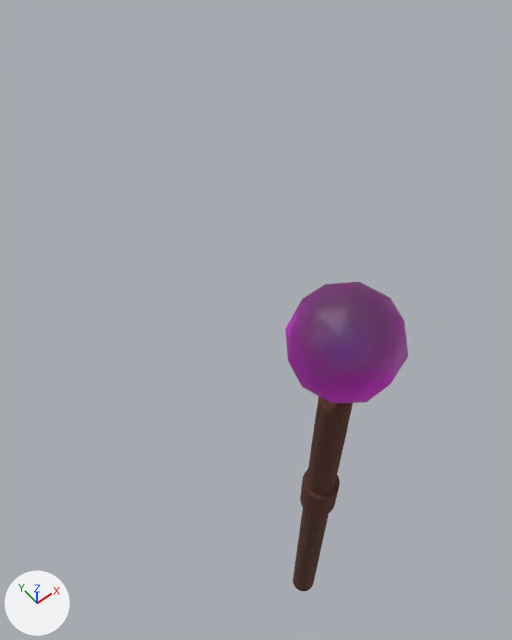
The Blender file Staff2.blend: old version first, new version second.
One viewpoint serves both versions: a 50 mm camera at (-0.409, -0.331, 1.177) aimed at (0.018, 0.207, 0.244). Arrows for +X, +Y and +Z are at lower left; the lights stay in place.

Objects in the first picture: 'Orb outer', 'Shaft Bottom', 'Shaft Top', 'Shaft connector'.
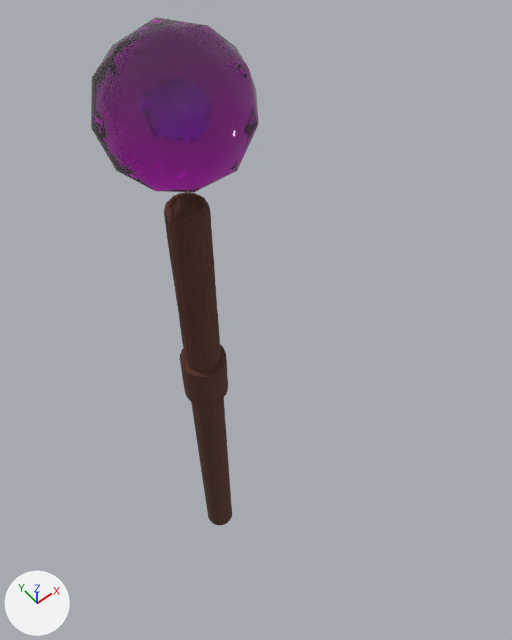
What differs and where, as boxes [x1, y1, x2, y2] in the pictures (512 x 640 px):
'Orb outer', recoloured, moved
    before: [285, 282, 408, 404]
    after: [91, 17, 259, 192]
'Shaft Top', moved
    before: [307, 396, 353, 494]
    after: [164, 192, 221, 371]
'Shaft Bottom', moved
    before: [293, 509, 329, 591]
    after: [191, 398, 232, 525]
'Shaft connector', moved
    before: [300, 469, 340, 516]
    after: [180, 344, 228, 406]

Diff of the bpy script that builds the scene:
```diff
--- a/Staff2.blend.py
+++ b/Staff2.blend.py
@@ mat_orb_outer @@
 n2 = _N.new('ShaderNodeBsdfPrincipled'); n2.name = 'Principled BSDF'
+n2.inputs[2].default_value = 0.0  # 'Roughness'
 n2.inputs[3].default_value = 1.45  # 'IOR'
 n2.inputs[18].default_value = 1.0  # 'Transmission Weight'
-n2.inputs[19].default_value = 0.75  # 'Coat Weight'
-n2.inputs[20].default_value = 0.75  # 'Coat Roughness'
-n2.inputs[21].default_value = 1.6  # 'Coat IOR'
+n2.inputs[19].default_value = 1.0  # 'Coat Weight'
+n2.inputs[20].default_value = 1.0  # 'Coat Roughness'
+n2.inputs[21].default_value = 1.45  # 'Coat IOR'
 n3 = _N.new('ShaderNodeValToRGB'); n3.name = 'Color Ramp'
@@ mat_orb_outer @@
 n3.color_ramp.elements[0].position = 0.0; n3.color_ramp.elements[0].color = (0.165, 0.00671, 0.299, 1.0)
-_e = n3.color_ramp.elements.new(1.0); _e.color = (1.0, 0.181, 0.846, 1.0)
+_e = n3.color_ramp.elements.new(1.0); _e.color = (1.0, 0.181, 0.847, 1.0)
 _L.new(n1.outputs[0], n2.inputs[0])  # 'Color' to 'Base Color'
@@ ob_orb_outer @@
 ob_orb_outer = bpy.data.objects.new('Orb outer', me_icosphere)
-ob_orb_outer.location = (0.0, 0.0, 0.432)
+ob_orb_outer.location = (-0.126, 0.144, 0.763)
 ob_orb_outer.scale = (1.99, 1.99, 1.99)
@@ ob_shaft_top @@
 ob_shaft_top = bpy.data.objects.new('Shaft Top', me_circle_001)
-ob_shaft_top.location = (0.0, 0.0, 0.0)
+ob_shaft_top.location = (-0.126, 0.144, 0.345)
 _m = ob_shaft_top.modifiers.new('Mirror', 'MIRROR')
@@ ob_shaft_connector @@
 ob_shaft_connector = bpy.data.objects.new('Shaft connector', me_circle_003)
-ob_shaft_connector.location = (0.0, 0.0, 0.0)
+ob_shaft_connector.location = (-0.126, 0.144, 0.345)
 _m = ob_shaft_connector.modifiers.new('Subdivision', 'SUBSURF')
@@ ob_shaft_bottom @@
 ob_shaft_bottom = bpy.data.objects.new('Shaft Bottom', me_cylinder)
-ob_shaft_bottom.location = (0.0, 0.0, -0.332)
+ob_shaft_bottom.location = (-0.126, 0.144, 0.013)
```
